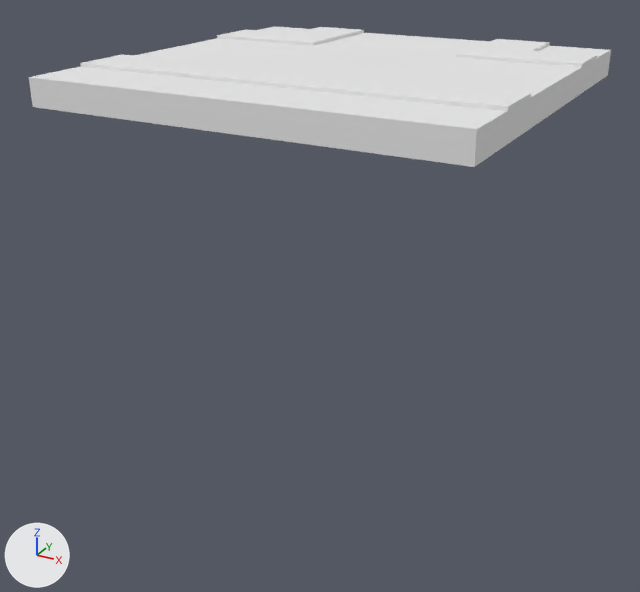
What one commit did to the OBJ model Assets/Models/Ground/Road T.obj.
Rendered twice from a 50 mm camera at (18.51, -17.44, 6.99) aimed at (5.98, 5.33, -4.39). Arrows for +X, +Y and +Z are at lower left; the lights stay in place. Where no turn or scale is listed for an object, it has been applied to the vertices. Vertices at the same position are counted once.

The scene before the commit, as lines of its bpy script (objects in view):
```python
me_untitled = bpy.data.meshes.new('Untitled')
me_untitled.from_pydata(...)  # 92 vertices, 180 faces; spans x 0.0..12.6, y 0.0..12.6, z 2.0..2.9
me_untitled.materials.append(mat_palette)  # white #e7e7e7
# before: 0 (0.0, 0.0, 2.0) at pixel (32, 107), 1 (0.0, 12.6, 2.0), 44 (12.6, 0.0, 2.0) at pixel (474, 167), 45 (12.6, 12.6, 2.0) at pixel (607, 75)
ob_untitled = bpy.data.objects.new('Untitled', me_untitled)
ob_untitled.location = (0.0, 0.0, 0.0)
```
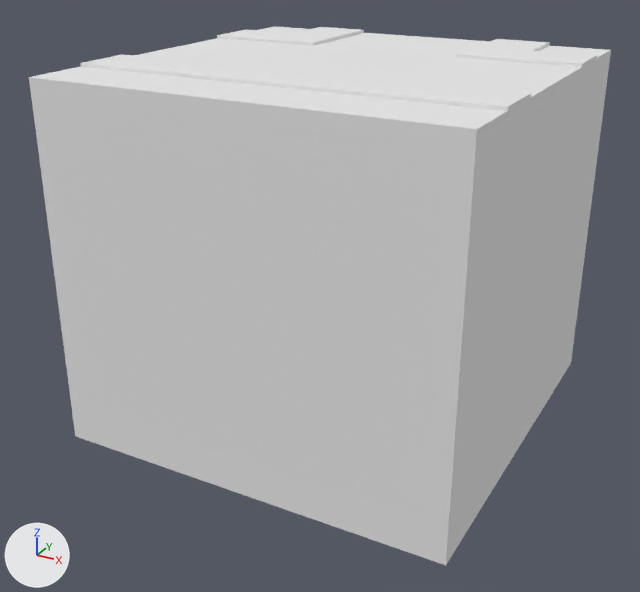
The newer file is also turned or shifted as a whole; pictures and numbers use the older file's frame.

What the commit changed:
me_untitled has 92 vertices, 180 faces and spans x 0.0..12.6, y 0.0..12.6, z 2.0..2.9.
me_untitled is used by ob_untitled; location (0.0, 0.0, 0.0).
Part 1, on me_untitled:
Vertices 0, 1, 44, 45 of me_untitled move by (0.0, 0.0, -10.5).

Location of each change, (x1, y1, x2, y2) in pixels of the pictures (640 x 592 px; the box of a moved part takes in the faces that stretch with it):
'Untitled', reshaped (280% taller)
    before: (29, 26, 611, 167)
    after: (29, 26, 611, 565)
part 1 of me_untitled, moved or reshaped
    before: (32, 73, 608, 167)
    after: (32, 73, 608, 565)
